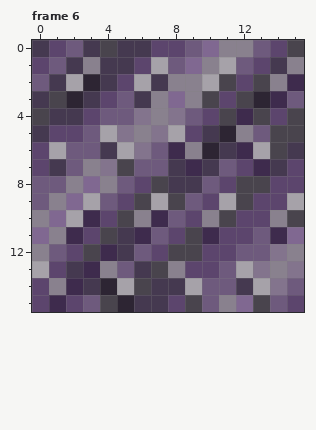
Pixel-art file, stored at external-assets/textures/aseprites/brainz_metal_block.aseprite. That is the earlier state.
16x16 pixels, 6 frames. Shown: frame 6.
The result:
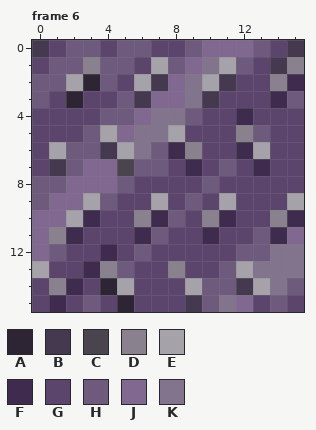
Palette (. is transparent): A #2d2533  B #453950  C #49444d  D #89818e  E #a6a2a9  F #3e2b4d  G #5c456d  H #6e5a7d  J #806891  K #83748d
Log entry: Brainz alloy crafting
The exact change:
Frame 6:
y 0: x 3..6 BCBB -> HGHH; x 11..12 DD -> JJ; x 15 C -> B
y 1: x 2 B -> H; x 4..5 BB -> HH; x 10 D -> K
y 2: x 1 B -> H; x 4 B -> H; x 8..9 DD -> JK; x 11 C -> B; x 13 C -> G
y 3: x 0..1 BC -> HG; x 3 B -> G; x 7 D -> J; x 9..10 DC -> KB; x 12..13 CA -> GG
y 4: x 0..2 CBB -> GGG; x 6..7 KD -> JK; x 11 C -> G; x 13 C -> G; x 15 C -> G
y 5: x 0 B -> G; x 5..6 KD -> JK; x 10..11 BA -> GG; x 14..15 CC -> GG
y 6: x 10..11 AB -> GG; x 14..15 CB -> GG
y 7: x 3..4 DK -> JJ; x 8 B -> G; x 10 B -> G; x 14 B -> G
y 8: x 2 D -> J; x 4 D -> J; x 7..9 CBB -> GGG; x 12..13 CC -> GG
y 9: x 1 D -> J; x 6 C -> G; x 8 C -> G; x 12 C -> G
y 10: x 0 D -> J; x 5 C -> G; x 11 C -> F; x 15 C -> F
y 11: x 4..5 CB -> GG; x 9 C -> G
y 12: x 0 D -> J; x 3 C -> G; x 5 B -> G; x 8..9 CC -> GG; x 15 D -> K
y 13: x 2 B -> G; x 6..7 BC -> GG; x 14 D -> K
y 14: x 3 B -> G; x 6..8 CBB -> GGG
y 15: x 4 C -> G; x 6..7 BB -> GG; x 9 C -> B; x 11 D -> K; x 13 C -> G
